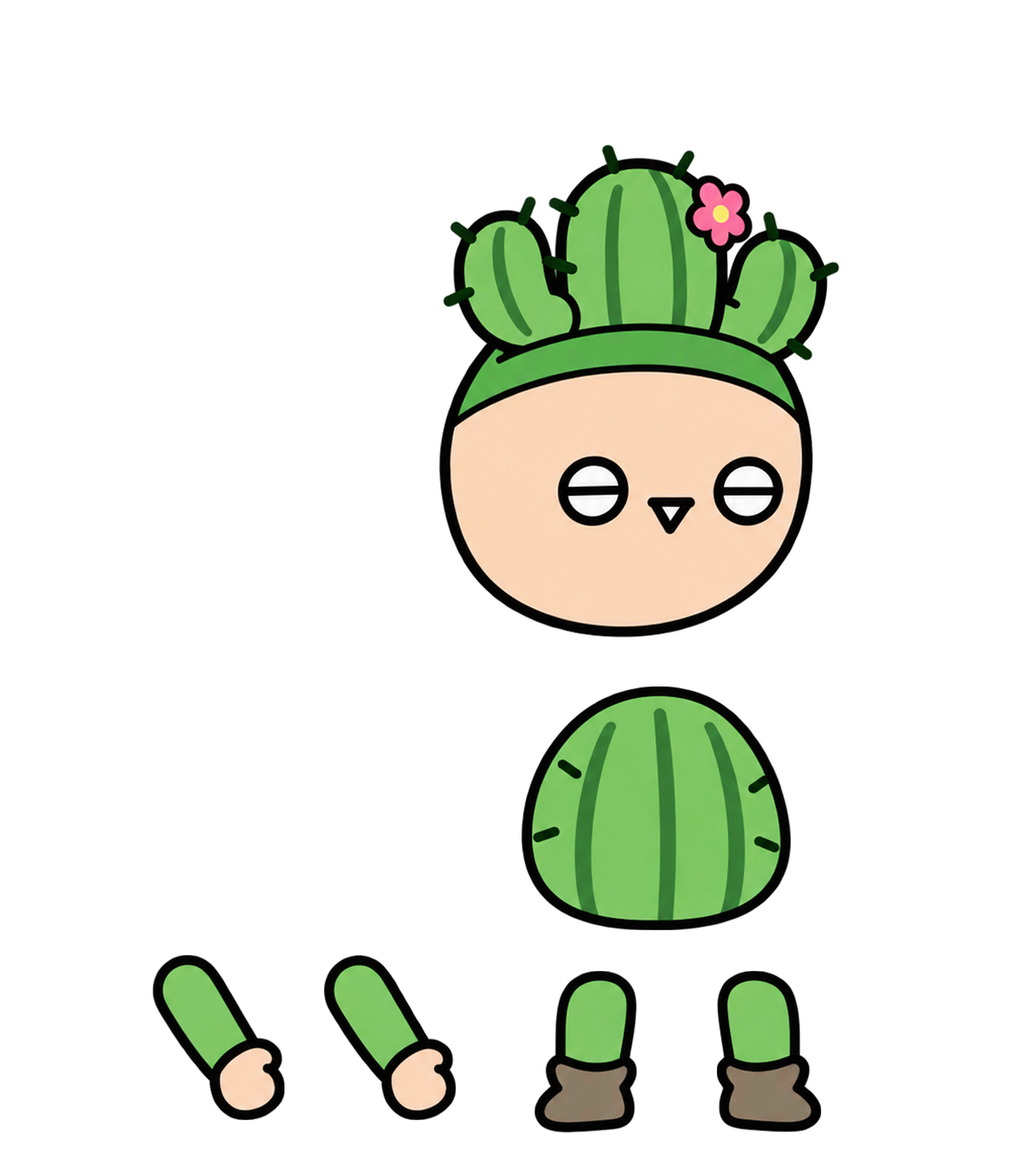
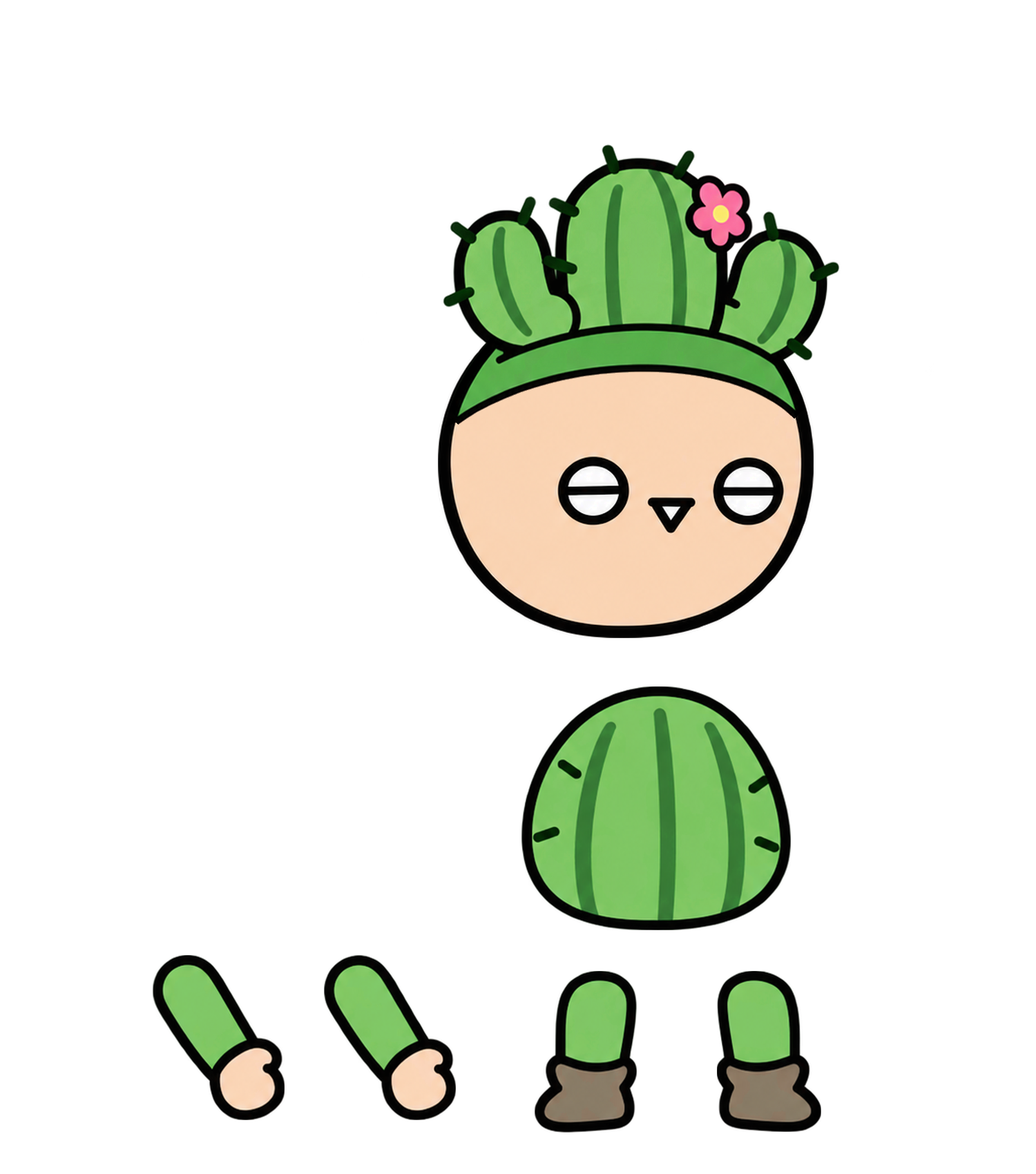
Revision of a layered w=1036, h=1174 image; what changed, layer by layer:
painted on "머리" over [437, 279, 815, 640]
